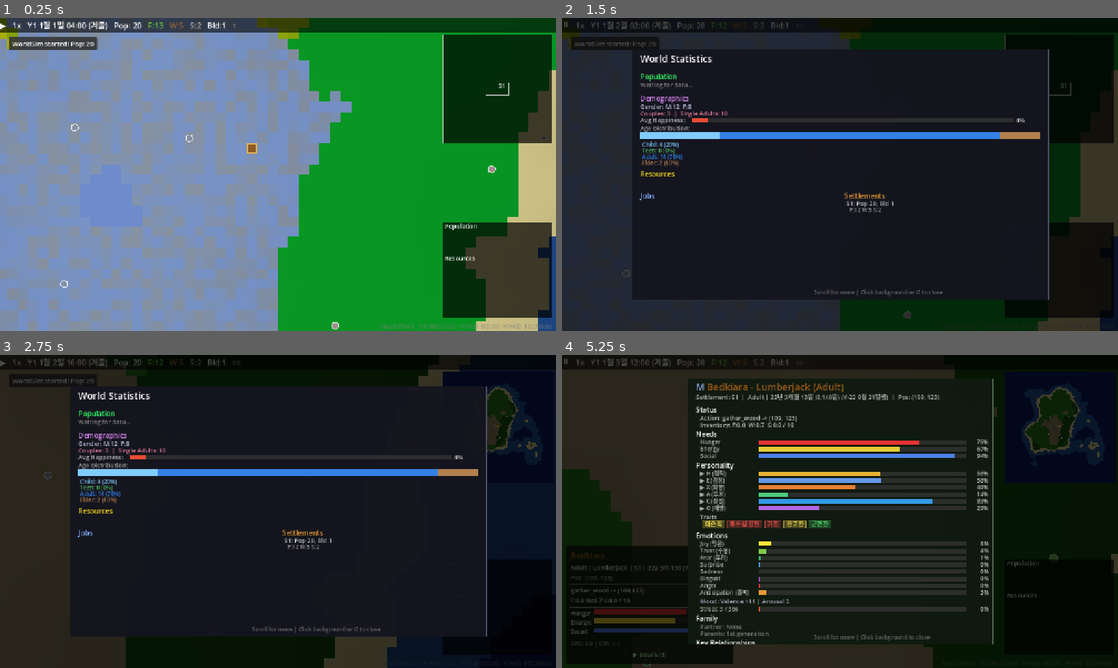
Above: before the commit, frames 1-4 (two rows, left to right).
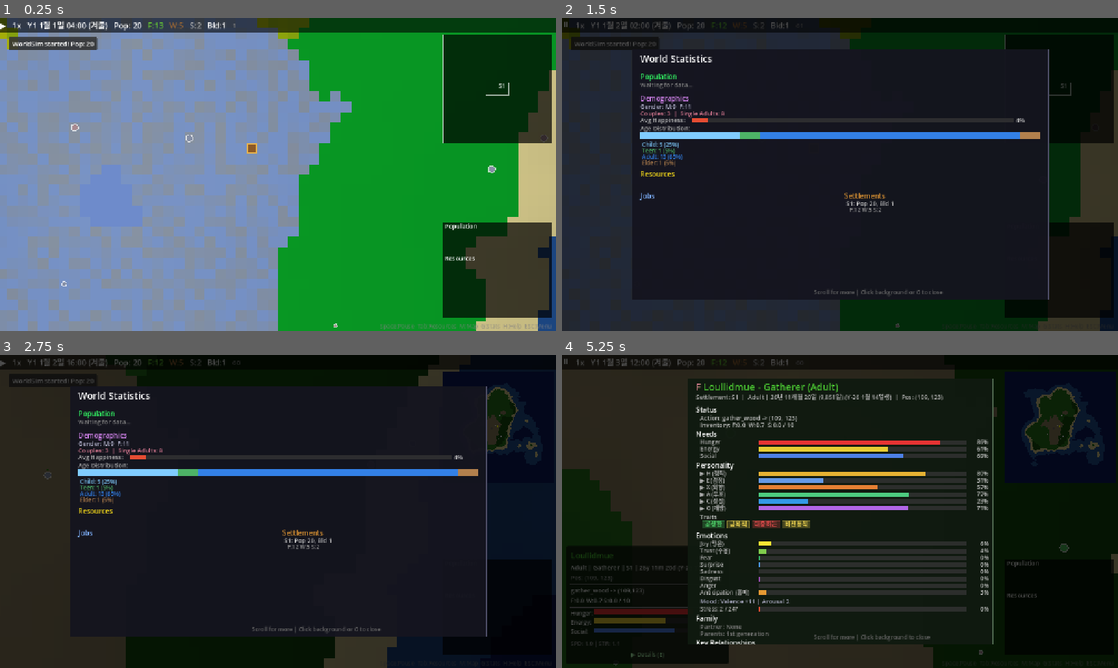
Above: after the commit, the same moments.

Repository: hyunlord/new-world
Game: Godot game, scene res://scenes/main/main.tscn
Same seed, same stepped clock (60 frames per second), same inputs: the game is played once before the commit and once after it.
Inputs (mouse positions are in pixels of both pictures, inside the frame that each line leads up to):
- Up to frame 1 (0.25 s): no input
- Up to frame 2 (1.5 s): tap Enter at 0.5 s; drag from (1056, 89) to (895, 105) at 0.52 s; drag from (1056, 271) to (812, 237) at 1.27 s
- Up to frame 3 (2.75 s): tap Space at 2 s; move the mouse to (278, 511) at 2.02 s; hold D from 2.03 s (still down); tap Tab at 2.1 s; click (278, 511) at 2.17 s
- Up to frame 4 (5.25 s): release D at 2.75 s; drag from (812, 574) to (673, 464) at 2.77 s; tap Enter at 3.5 s; move the mouse to (1006, 558) at 3.52 s; hold A 3.53-4.25 s; tap G at 3.6 s; tap Space at 3.77 s; drag from (673, 464) to (756, 433) at 4.27 s; click "▶ Details (E)" at 5 s

The runs differ from the first frame. In frame 1, less than 0.1% of the frame differs, in the area x 10-99%, y 34-100%; in frame 2, 0.4%; in frame 3, 0.4%; in frame 4, 3.1%, in the area x 1-92%, y 8-100%.

Commit message:
fix: birthday mortality sync + age display bugs (T-2022)
- Use posmod() for negative birth_tick modulo in birthday check
- Add random day offset to initial entity birth_ticks (distribute birthdays)
- Fix death_age_days=0 for pre-game entities in deceased_registry
- Fix birth_date migration for birth_tick=0 entities on save load
- Add safety clamps in calculate_detailed_age for edge cases

Co-Authored-By: Claude Sonnet 4.5 <noreply@anthropic.com>

Diff:
--- a/scenes/main/main.gd
+++ b/scenes/main/main.gd
@@ -255,7 +255,8 @@
 	for i in range(count):
 		# Weighted age distribution for realistic population pyramid
 		var age_years: int = _weighted_random_age(sim_engine.rng)
-		var initial_age: int = age_years * GameConfig.TICKS_PER_YEAR
+		var day_offset: int = sim_engine.rng.randi_range(0, 364)
+		var initial_age: int = age_years * GameConfig.TICKS_PER_YEAR + day_offset * 12
 		entity_manager.spawn_entity(walkable_tiles[i], "", initial_age)
 
 	print("[Main] Spawned %d entities near world center." % count)
--- a/scripts/core/deceased_registry.gd
+++ b/scripts/core/deceased_registry.gd
@@ -33,7 +33,7 @@
 		"frailty": entity.frailty,
 		"birth_date": entity.birth_date.duplicate() if not entity.birth_date.is_empty() else {},
 		"death_date": _current_date_from_tick(current_tick),
-		"death_age_days": (current_tick - entity.birth_tick) / 12 if entity.birth_tick >= 0 else 0,
+		"death_age_days": (current_tick - entity.birth_tick) / 12,
 	}
 	_records[entity.id] = record
 
--- a/scripts/core/entity_data.gd
+++ b/scripts/core/entity_data.gd
@@ -191,7 +191,7 @@
 	e.last_birth_tick = data.get("last_birth_tick", -1)
 	# birth_date: load from save or migrate from birth_tick
 	var bd_data = data.get("birth_date", {})
-	if bd_data.is_empty() and e.birth_tick != 0:
+	if bd_data.is_empty():
 		var GameCalendar = load("res://scripts/core/game_calendar.gd")
 		e.birth_date = GameCalendar.birth_date_from_tick(e.birth_tick)
 	elif not bd_data.is_empty():
--- a/scripts/core/game_calendar.gd
+++ b/scripts/core/game_calendar.gd
@@ -201,10 +201,14 @@
 			prev_month = 12
 			prev_year -= 1
 		d += days_in_month(prev_month, prev_year)
+	if d < 0:
+		d = 0
 
 	if months < 0:
 		years -= 1
 		months += 12
+	if months < 0:
+		months = 0
 
 	years = maxi(years, 0)
 	var total_days: int = count_days_between(birth_date, ref_date)
--- a/scripts/systems/mortality_system.gd
+++ b/scripts/systems/mortality_system.gd
@@ -96,7 +96,7 @@
 		if age_ticks < GameCalendar.TICKS_PER_YEAR:
 			continue
 		# Birthday check: birth_tick mod TICKS_PER_YEAR == current tick mod TICKS_PER_YEAR
-		if entity.birth_tick % GameCalendar.TICKS_PER_YEAR != tick_mod:
+		if posmod(entity.birth_tick, GameCalendar.TICKS_PER_YEAR) != tick_mod:
 			continue
 		_do_mortality_check(entity, tick, false)
 
Not shown, changed: PROGRESS.md
